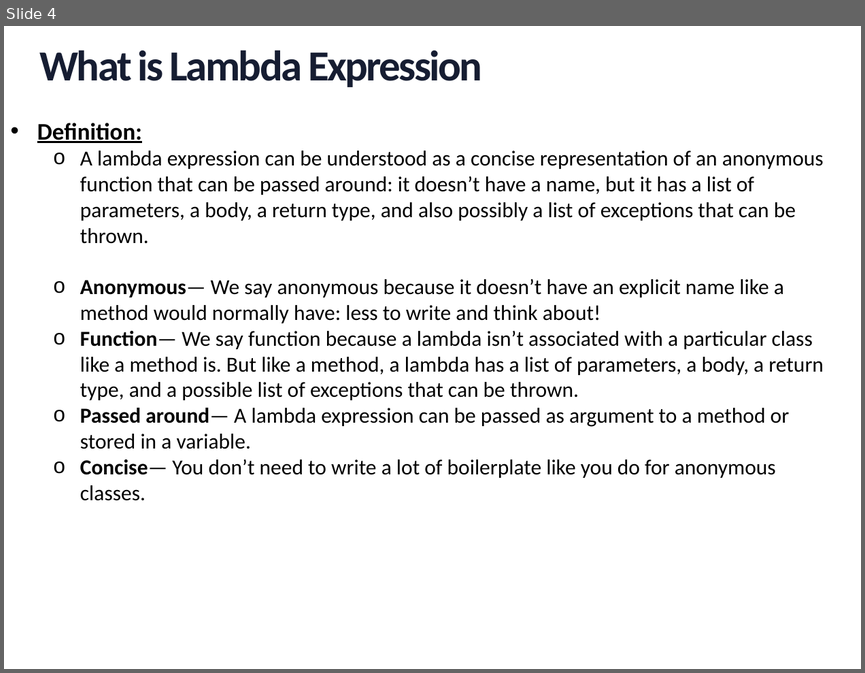
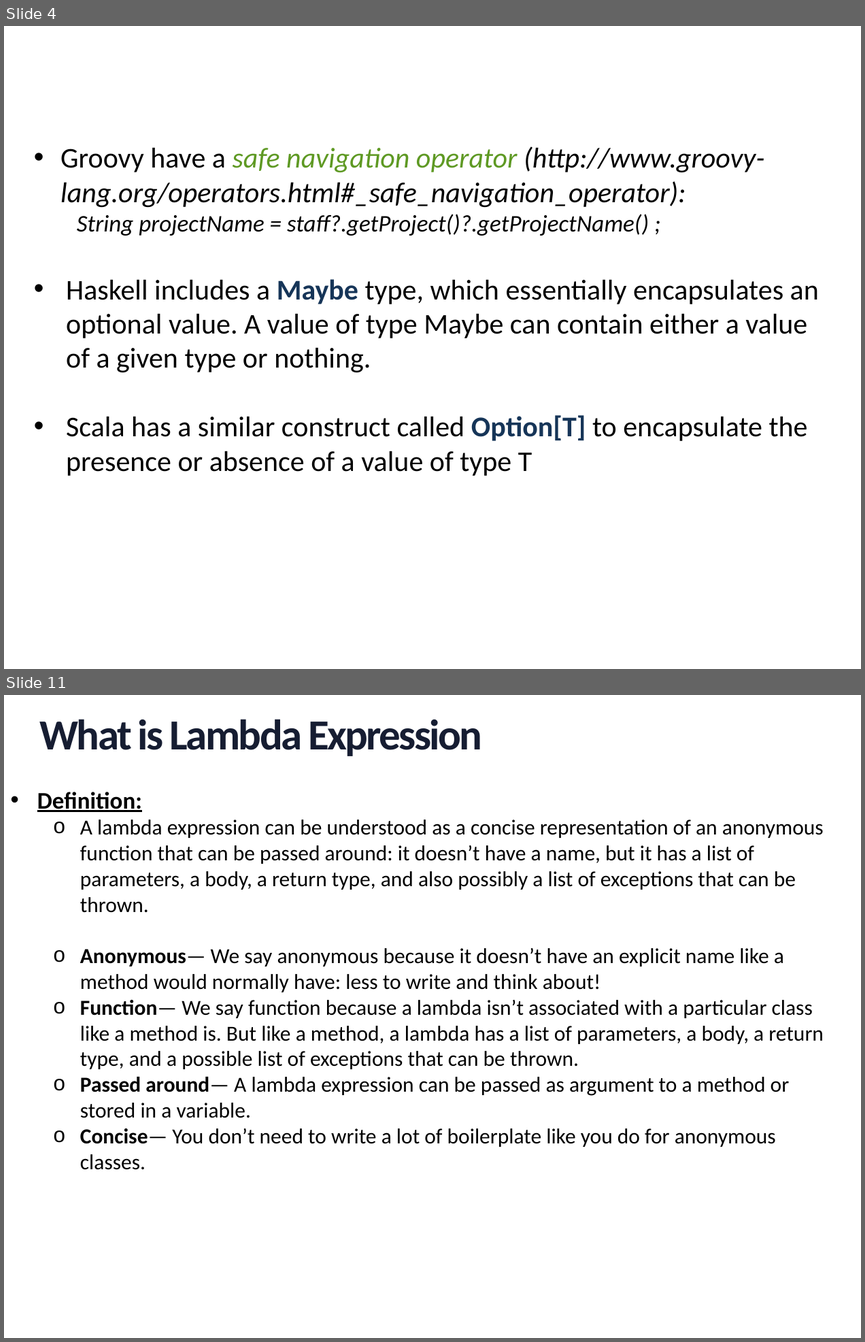
Before and after one commit to minhntk/jdk8, a slide deck: document/Lambda Expression.pptx. Shown one above the other, each under a label of ours: slide 4 before the commit, slides 4 and 11 after it; the slides between them are not shown. The pictures are 865x673 and 865x1342 pixels, drawn with LibreOffice and Linux fonts; fonts in the diff are those of the drawing; background and template pictures are left out. Boxes give left, top, right and bottom in pixels: in the first picture for what was removed or moved away, otherwise in the second. Text is boxed around its words. In the diff, an @@ line names an element or a change of style, - is before the commit and + after.

```diff
--- a/document/Lambda Expression.pptx
+++ b/document/Lambda Expression.pptx
@@ slide 4 added at <box>4,26,861,669</box>, background picture (left out) @@
@@ text added at <box>60,146,819,475</box>, 24 pt, text #000000 @@
+• Groovy have a safe navigation operator (http://www.groovy-lang.org/operators.html#_safe_navigation_operator):
+  String projectName = staff?.getProject()?.getProjectName() ;
+• Haskell includes a Maybe type, which essentially encapsulates an optional value. A value of type Maybe can contain either a value of a given type or nothing.
+• Scala has a similar construct called Option[T] to encapsulate the presence or absence of a value of type T
@@ what was slide 4 is now slide 11 @@
```
Also in this commit, not shown: 2 slides changed, 7 other slides added, 1 slide removed, 4 other files.
